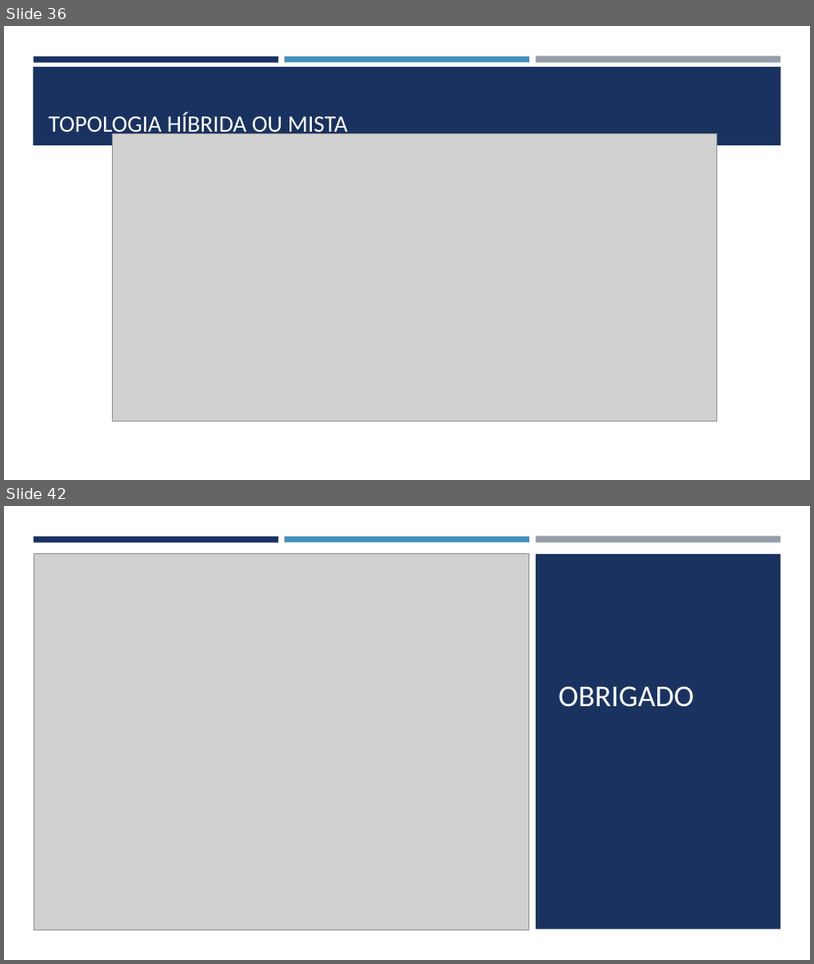
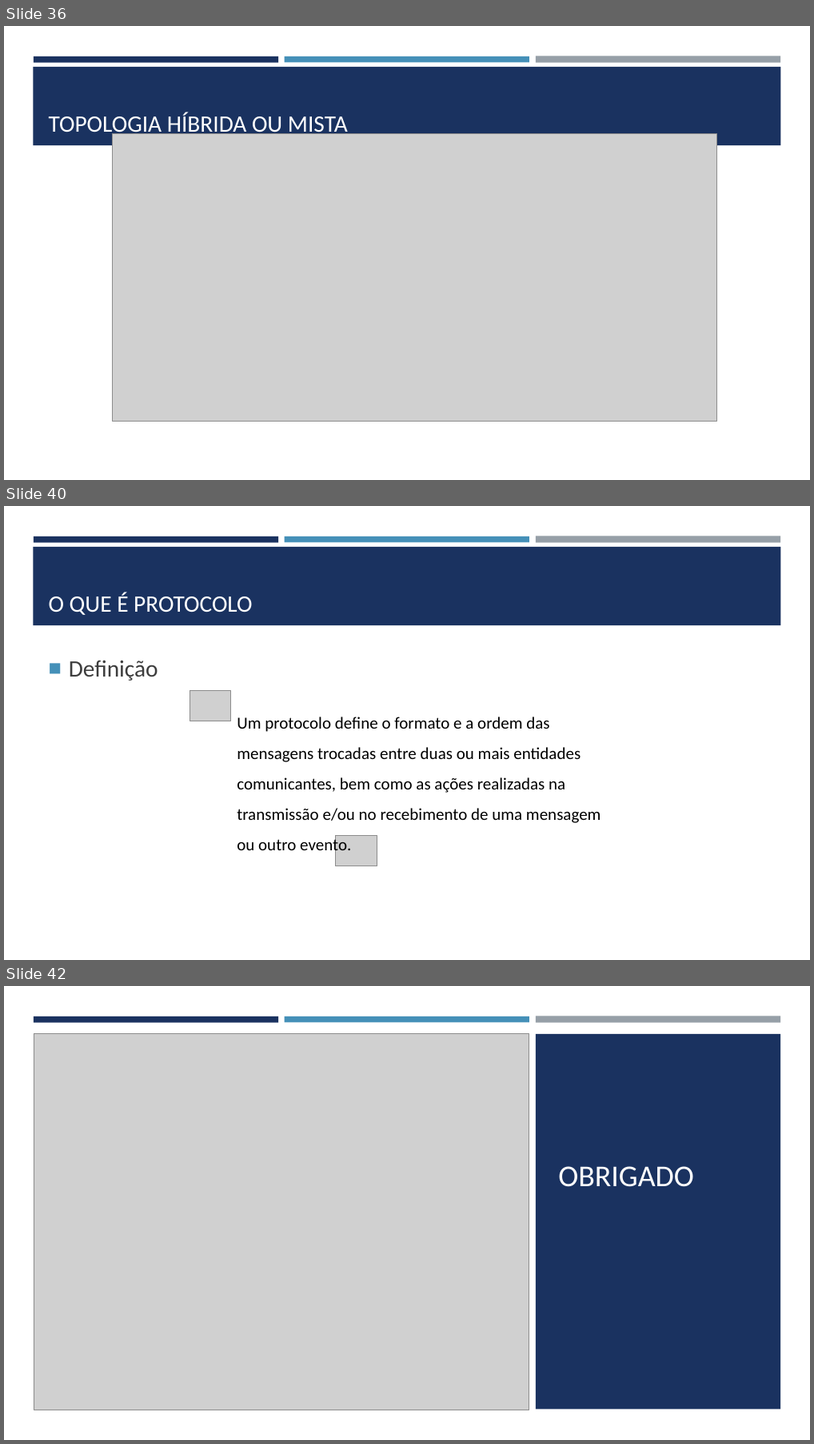
Before and after one commit to joelteixeiradacunha/aulas_php_mysql, a slide deck: Redes/REDES DE COMPUTADORES.pptx. Shown one above the other, each under a label of ours: slides 36 and 42 before the commit, slides 36, 40 and 42 after it; the slides between them are not shown. The pictures are 814x964 and 814x1444 pixels, drawn with LibreOffice and Linux fonts; fonts in the diff are those of the drawing; grey boxes stand for pictures. Boxes give left, top, right and bottom in pixels: in the first picture for what was removed or moved away, otherwise in the second. Text is boxed around its words. In the diff, an @@ line names an element or a change of style, - is before the commit and + after.

```diff
--- a/Redes/REDES DE COMPUTADORES.pptx
+++ b/Redes/REDES DE COMPUTADORES.pptx
@@ slide 40 added at bbox=[4, 506, 810, 960], background #FFFFFF; not listed: 4 template elements that a slide beside it also shows @@
@@ title added at bbox=[49, 592, 252, 615], 28 pt, text #FFFFFF @@
+O QUE É PROTOCOLO
@@ text added at bbox=[69, 660, 158, 680], 28 pt, text #3D3D3D @@
+■ Definição
@@ picture added at bbox=[190, 691, 231, 720] @@
@@ text added at bbox=[237, 716, 602, 855], 20 pt, text #000000 @@
+Um protocolo define o formato e a ordem das mensagens trocadas entre duas ou mais entidades comunicantes, bem como as ações realizadas na transmissão e/ou no recebimento de uma mensagem ou outro evento.
@@ picture added at bbox=[336, 835, 378, 865] @@
```
Also in this commit, not shown: 1 slide changed, 3 other slides added, 4 slides removed.
